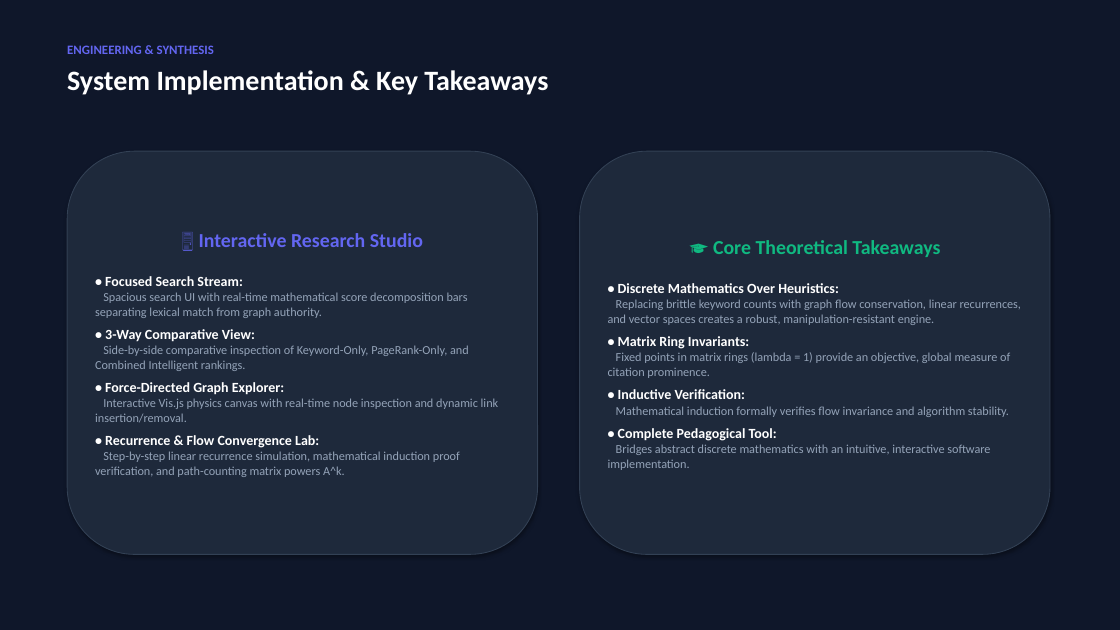
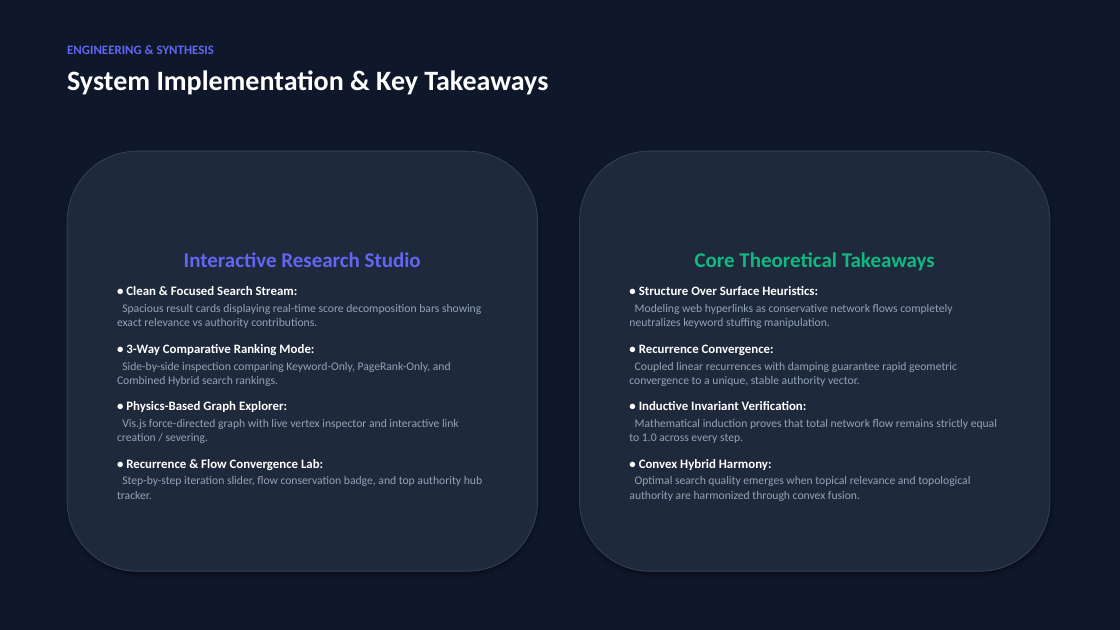
Before and after one commit to adarsh-place/Intelligent_Search_Ranking, a slide deck: slide 6 of Intelligent_Search_Ranking_Presentation.pptx. Drawn at 1120x630 pixels with LibreOffice and Linux fonts; fonts in the diff are those of the drawing. Boxes give left, top, right and bottom in pixels: in the first picture for what was removed or moved away, otherwise in the second. Text is boxed around its words. In the diff, an @@ line names an element or a change of style, - is before the commit and + after.

```diff
--- a/Intelligent_Search_Ranking_Presentation.pptx
+++ b/Intelligent_Search_Ranking_Presentation.pptx
@@ rounded rectangle "Interactive Research Studio": place and size @@
-rounded rectangle "Interactive Research Studio" at [67,151,538,555]
+rounded rectangle "Interactive Research Studio" at [67,151,538,571]
@@ rounded rectangle "Core Theoretical Takeaways": place and size @@
-rounded rectangle "Core Theoretical Takeaways" at [580,151,1050,555]
+rounded rectangle "Core Theoretical Takeaways" at [580,151,1050,571]
@@ text in rounded rectangle at [117,252,481,443]: text changed; size 10.5 to 10 pt @@
-🖥️ Interactive Research Studio
-• Focused Search Stream:
-Spacious search UI with real-time mathematical score decomposition bars separating lexical match from graph authority.
-• 3-Way Comparative View:
-Side-by-side comparative inspection of Keyword-Only, PageRank-Only, and Combined Intelligent rankings.
-• Force-Directed Graph Explorer:
-Interactive Vis.js physics canvas with real-time node inspection and dynamic link insertion/removal.
+Interactive Research Studio
+• Clean & Focused Search Stream:
+Spacious result cards displaying real-time score decomposition bars showing exact relevance vs authority contributions.
+• 3-Way Comparative Ranking Mode:
+Side-by-side inspection comparing Keyword-Only, PageRank-Only, and Combined Hybrid search rankings.
+• Physics-Based Graph Explorer:
+Vis.js force-directed graph with live vertex inspector and interactive link creation / severing.
@@ text in rounded rectangle at [629,252,997,501]: text changed; size 10.5 to 10 pt @@
-🎓 Core Theoretical Takeaways
-• Discrete Mathematics Over Heuristics:
-Replacing brittle keyword counts with graph flow conservation, linear recurrences, and vector spaces creates a robust, manipulation-resistant engine.
-• Matrix Ring Invariants:
-Fixed points in matrix rings (lambda = 1) provide an objective, global measure of citation prominence.
-• Inductive Verification:
-Mathematical induction formally verifies flow invariance and algorithm stability.
-• Complete Pedagogical Tool:
-Bridges abstract discrete mathematics with an intuitive, interactive software implementation.
+Core Theoretical Takeaways
+• Structure Over Surface Heuristics:
+Modeling web hyperlinks as conservative network flows completely neutralizes keyword stuffing manipulation.
+• Recurrence Convergence:
+Coupled linear recurrences with damping guarantee rapid geometric convergence to a unique, stable authority vector.
+• Inductive Invariant Verification:
+Mathematical induction proves that total network flow remains strictly equal to 1.0 across every step.
+• Convex Hybrid Harmony:
+Optimal search quality emerges when topical relevance and topological authority are harmonized through convex fusion.
@@ text in rounded rectangle at [117,476,482,499]: text changed; size 10.5 to 10 pt @@
-Step-by-step linear recurrence simulation, mathematical induction proof verification, and path-counting matrix powers A^k.
+Step-by-step iteration slider, flow conservation badge, and top authority hub tracker.
@@ text in rounded rectangle at [126,459,323,470]: size 12 to 11 pt in "• Recurrence & Flow Convergence Lab:"; more space between paragraphs @@
```
Also in this commit, not shown: 5 other slides changed, 10 other files.
